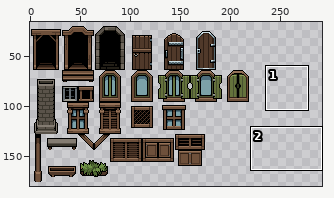
A pixel-art file gets an edit: Assets/Maps/Tileset - What Remains of You/Environment/Structures/Buildings/Props.aseprite. The picture above shows the old version from afar; the outline marks the close-up.
Close-up. Earlier state:
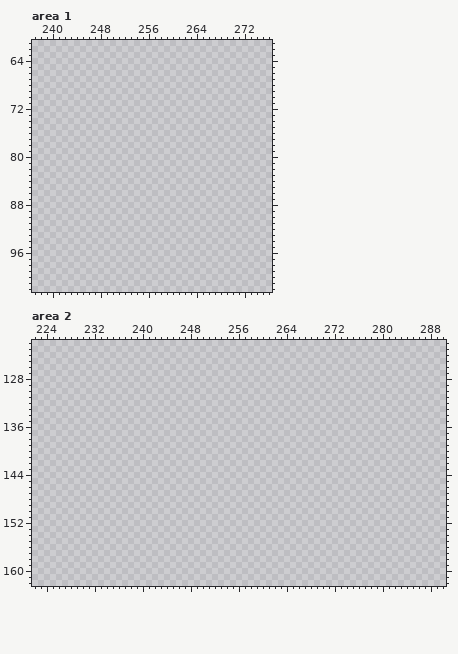
400x400 pixels, 1 frame. Colours within 5 levels of each other are drawn and written as one. Shown: area 1: x 237..276, y 61..102; area 2: x 222..290, y 122..162. The wide view leaves out empty margins.
Now the later version:
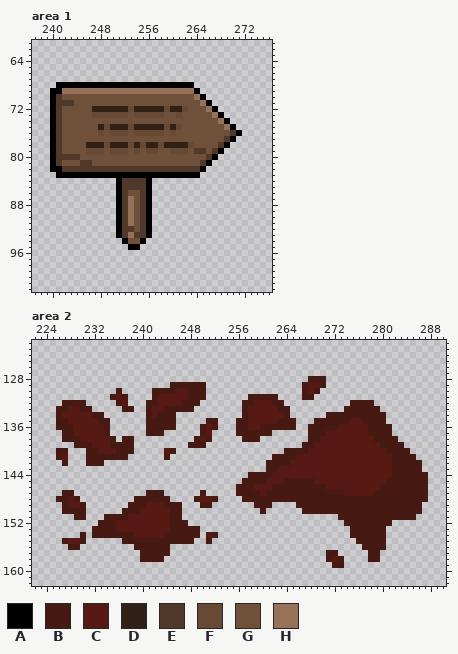
Palette (. is transparent): A #000000  B #471913  C #561913  D #302016  E #50392a  F #684a34  G #6e503b  H #957258
What changed:
--- area 1, layer "Layer 1"
@@ x 237..276 @@
  67 ........................................
- 68 ........................................
- 69 ........................................
- 70 ........................................
- 71 ........................................
- 72 ........................................
- 73 ........................................
- 74 ........................................
- 75 ........................................
- 76 ........................................
- 77 ........................................
- 78 ........................................
- 79 ........................................
- 80 ........................................
- 81 ........................................
- 82 ........................................
- 83 ........................................
- 84 ........................................
- 85 ........................................
- 86 ........................................
- 87 ........................................
- 88 ........................................
- 89 ........................................
- 90 ........................................
- 91 ........................................
- 92 ........................................
- 93 ........................................
- 94 ........................................
- 95 ........................................
+ 68 ....AAAAAAAAAAAAAAAAAAAAAAA.............
+ 69 ...AAHHHHHHHHHHHHHHHHHHHHHHA............
+ 70 ...AEGGGGGGGGGGGGGGGGGGGGGGHA...........
+ 71 ...AEEEGGGGGGGGGGGGGGGGGGGGGHA..........
+ 72 ...AEGGGGGDDDDDDFDDDDDFDDFGGGHA.........
+ 73 ...AEGGGGGFFFFFFGFFFFFGGFGGGGGHA........
+ 74 ...AEGGGGGGGGGGGGGGGGGGGGGGGGGGHA.......
+ 75 ...AEGGGGGGDFDDDFDDDDDFDFGGGGGGGHA......
+ 76 ...AEGGGGGGFGFFFGFFFFFGFGGGGGGGGGEA.....
+ 77 ...AEGGGGGGGGGGGGGGGGGGGGGGGGGGGEA......
+ 78 ...AEGGGGDDDFDDDFDFDDFDDDDFGGGGEA.......
+ 79 ...AEGGGGFFFGFFFGFGFFGGFFFGEEGEA........
+ 80 ...AEEEEGGGGGGGGGGGGGGGGGGGGGEA.........
+ 81 ...AEGGGEEGGGGGGGGGGGGGGGGGGEA..........
+ 82 ...AAEEEEEEEEEEEEEEEEEEEEEEEA...........
+ 83 ....AAAAAAAAAAAAAAAAAAAAAAAA............
+ 84 ..............AEEEEA....................
+ 85 ..............AEEEEA....................
+ 86 ..............AEGGEA....................
+ 87 ..............AEHGEA....................
+ 88 ..............AEHGEA....................
+ 89 ..............AEHGEA....................
+ 90 ..............AEHGEA....................
+ 91 ..............AEHGEA....................
+ 92 ..............AEEGEA....................
+ 93 ..............AEHEEA....................
+ 94 ...............AGGA.....................
+ 95 ................AA......................
  96 ........................................
--- area 2, layer "Layer 1"
@@ x 222..290 @@
 127 .....................................................................
-128 .....................................................................
-129 .....................................................................
-130 .....................................................................
-131 .....................................................................
-132 .....................................................................
-133 .....................................................................
-134 .....................................................................
-135 .....................................................................
-136 .....................................................................
-137 .....................................................................
-138 .....................................................................
-139 .....................................................................
-140 .....................................................................
-141 .....................................................................
-142 .....................................................................
-143 .....................................................................
-144 .....................................................................
-145 .....................................................................
-146 .....................................................................
-147 .....................................................................
-148 .....................................................................
-149 .....................................................................
-150 .....................................................................
-151 .....................................................................
-152 .....................................................................
-153 .....................................................................
-154 .....................................................................
-155 .....................................................................
-156 .....................................................................
-157 .....................................................................
-158 .....................................................................
-159 .....................................................................
+128 ..............................................BBB....................
+129 .......................BBBBBB................BCCB....................
+130 ..............B.....BBBBCCBBB................BCB.....................
+131 .............BCB....BCCCCCBBB.......BBBBB....BB......................
+132 .....BBBB.....BC...BBCCCCBBB.......BBCCCBB...........BBBB............
+133 ....BBCCBB.....BB..BCCBBBBB........BCCCCCBB.........BBBBBB...........
+134 ....BCCCCCBB.......BCBBB...........BCCCCCCB......BBBBBBBBBB..........
+135 ....BBCCCCCBB......BBBBB.....BB...BBCCCCCBBB...BBBBBBCCBBBB..........
+136 ....BBBCCCCCB......BBBBB....BCB...BBCCBBBBBB..BBBBBCCCCCBBBB.........
+137 .....BBCCCCCB......BBB......BC....BBBBBB......BBBCCCCCCCBBBB.........
+138 .....BBBCCCCCB.BB..........BCB.....BBB........BBCCCCCCCCCBBBB........
+139 .......BBBCCCBBBB.........BBB................BBCCCCCCCCCCCBBBB.......
+140 ....BB...BBCCCBBB.....CB..................BBBBCCCCCCCCCCCCCBBBB......
+141 ....BC...BBBBBBB......B.................BBBBCCCCCCCCCCCCCCCCBBBB.....
+142 .....B...BBB...........................BBBBCCCCCCCCCCCCCCCCCBBBBB....
+143 .......................................BBCCCCCCCCCCCCCCCCCCCBBBBB....
+144 ....................................BBBBCCCCCCCCCCCCCCCCCCCCBBBBBB...
+145 ...................................BBBBCCCBBBBBCCCCCCCCCCCCBBBBBBB...
+146 ..................................BBBCCCBBBBBBBBBCCCCCCCCCBBBBBBBB...
+147 .....BB............BBB......B.....BBBBCBBBBBBBBBBBBBCCCCCBBBBBBBBB...
+148 ....BBCB.........BBBBBB....BCCB....BBBBBBBBBBBBBBBBBBBBBBBBBBBBBBB...
+149 .....BCCB.......BBBCCCBBB...BB.......BBB....BBBBBBBBBBBBBBBBBBBBB....
+150 .....BBBB......BBBCCCCCBB.............B......BBBBBBBBBBBBBBBBBBBB....
+151 .......BB...BBBBCCCCCCCBB..........................BBBBBBBBBBBBB.....
+152 ...........BBBCCCCCCCCCBBB..........................BBBBBBBB.........
+153 ..........BBBBCCCCCCCCCBBBBB.........................BBBBBB..........
+154 ........B.BBBBBBBCCCCCBBBBBB.CB......................BBBBBB..........
+155 .....BCCB......BBBBBBBBBBBB..B........................BBBBB..........
+156 ......BB.........BBBBBB................................BBBB..........
+157 ..................BBBBB..........................BB.....BB...........
+158 ..................BBBB...........................BCB....BB...........
+159 ..................................................BB.................
 160 .....................................................................
